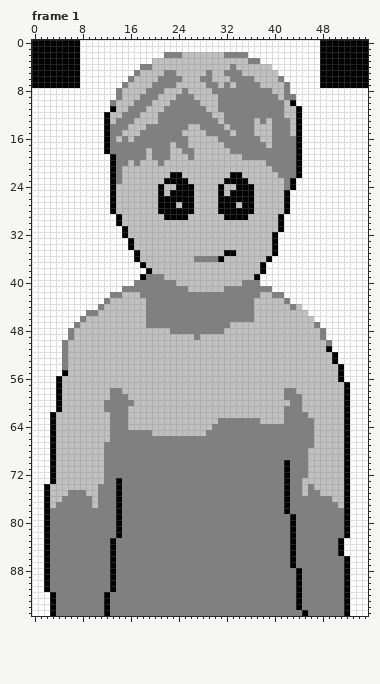
Pixel-art file, stored at aseprite/characters.prt.asset.aseprite. Above is the file before it was changed.
56x96 pixels, 4 frames. Shown: frame 1.
The same view after the edit:
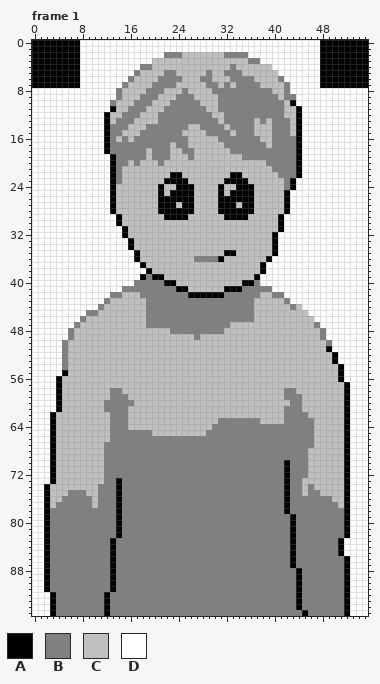
Palette (. is transparent): A #000000  B #808080  C #c0c0c0  D #ffffff
From old to new:
Frame 1, layer "Layer 2":
The author changed colour B to colour A in row 39 at x 20 to 21; in row 40 at x 22 to 23 and 35 to 36; in row 41 at x 24 to 25 and 32 to 34; in row 42 at x 26 to 31.
Where, in picture pixels (left, top, right, bottom), the same in both pictures:
changed: (152, 274, 254, 298)
